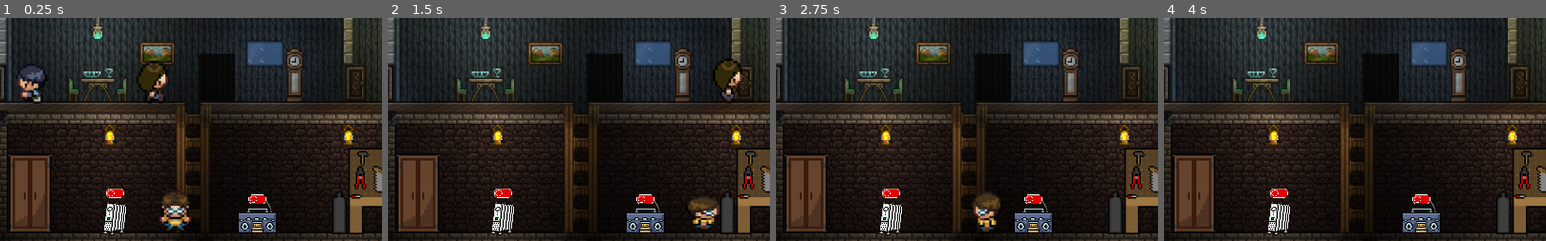
Above: before the commit, frames 1-4 (left to right).
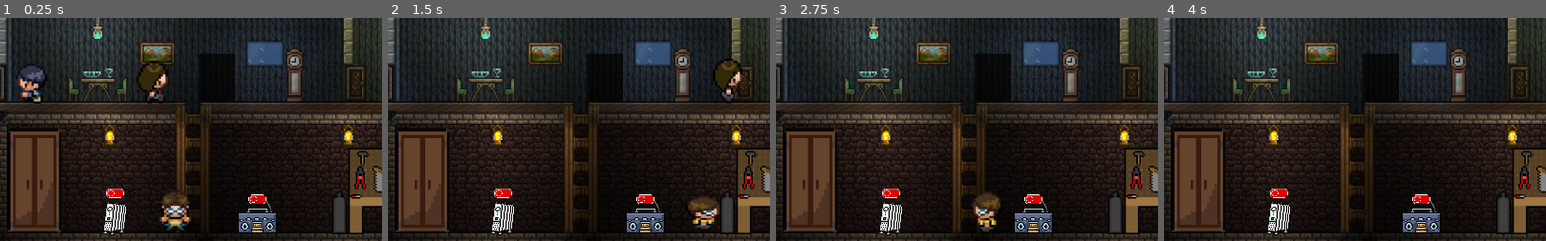
Above: after the commit, the same moments.

Repository: Gaspary23/Sombras_da_Familia
Game: Godot game, scene res://Game/Game.tscn
Same seed, same stepped clock (60 frames per second), same inputs: the game is played once before the commit and once after it. Video files are missing from this copy of the repository; at most half a second of black plays in their place.
Inputs:
- Up to frame 1 (0.25 s): no input
- Up to frame 2 (1.5 s): hold Right (right) from 0.53 s (still down); tap E (interact) at 0.6, 1.35 s
- Up to frame 3 (2.75 s): release Right (right) at 2.03 s; hold Left (left) from 2.03 s (still down); tap E (interact) at 2.1 s
- Up to frame 4 (4 s): release Left (left) at 2.78 s; hold Right (right) from 2.78 s (still down); tap E (interact) at 2.85, 3.6 s
The pictures show only the part of the screen within x 34-84%, y 40-90%; the shares and areas given below are measured in that part.

The runs differ from the first frame. In frame 1, 3.2% of the frame differs, in the area x 2-16%, y 49-97%; in frame 2, 3.2%; in frame 3, 3.2%; in frame 4, 3.2%.

Commit message:
background finished

Diff:
--- a/Items/Wardrobe.tscn
+++ b/Items/Wardrobe.tscn
@@ -3,16 +3,17 @@
 [ext_resource path="res://Items/Wardrobe.png" type="Texture" id=1]
 
 [sub_resource type="RectangleShape2D" id=1]
-extents = Vector2( 38.6667, 72 )
+extents = Vector2( 47.3333, 94 )
 
 [node name="Wardrobe" type="KinematicBody2D"]
 scale = Vector2( 0.75, 0.75 )
 
 [node name="Sprite" type="Sprite" parent="."]
-scale = Vector2( 0.526827, 0.597222 )
+position = Vector2( -1.28124, -7.08333 )
+scale = Vector2( 0.656821, 0.785417 )
 texture = ExtResource( 1 )
 
 [node name="CollisionShape2D" type="CollisionShape2D" parent="."]
 visible = false
-position = Vector2( -6.35783e-07, 0 )
+position = Vector2( -0.666662, -7.33332 )
 shape = SubResource( 1 )
--- a/Levels/Level.tscn
+++ b/Levels/Level.tscn
@@ -68,7 +68,7 @@
 z_index = -1
 
 [node name="Wardrobe" parent="Scenery" instance=ExtResource( 7 )]
-position = Vector2( 383, 477 )
+position = Vector2( 390, 466 )
 
 [node name="WorkBench" parent="Scenery" instance=ExtResource( 6 )]
 position = Vector2( 868, 471 )
